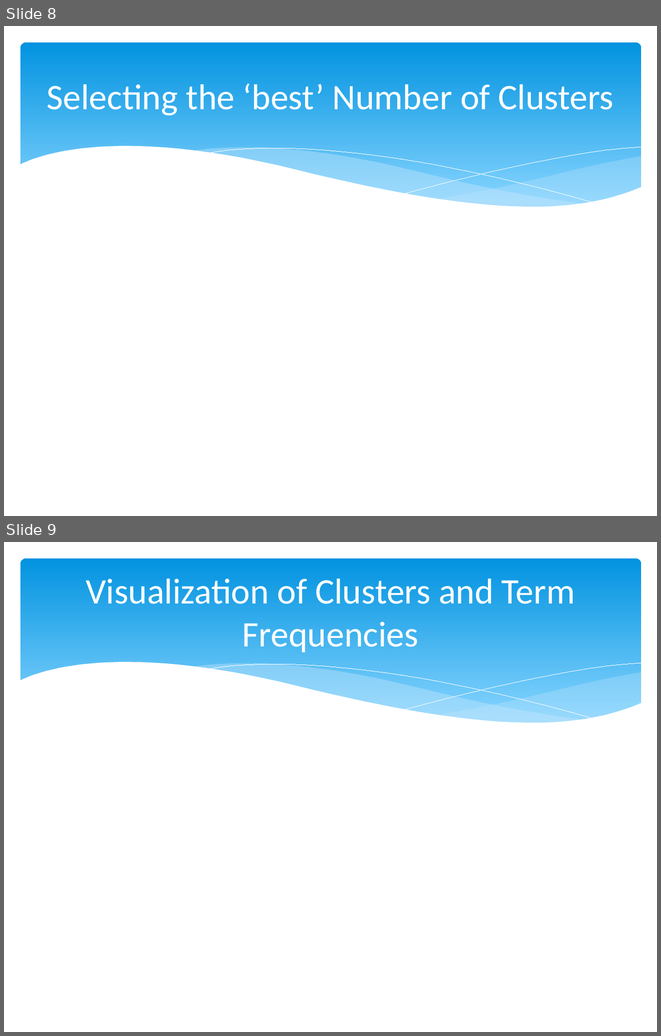
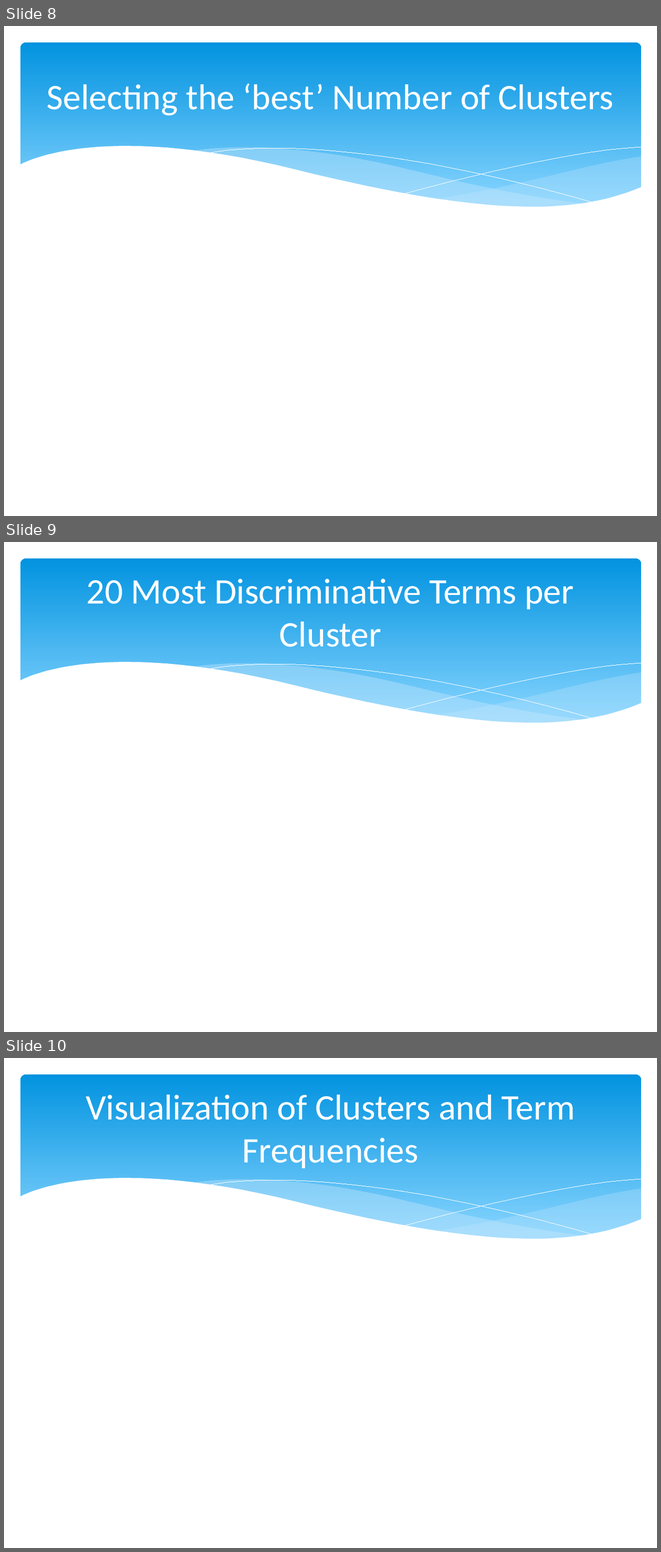
Before and after one commit to Mletter1/Challenge1, a slide deck: Presentation.pptx. Shown one above the other, each under a label of ours: slides 8 and 9 before the commit, slides 8, 9 and 10 after it. The pictures are 661x1036 and 661x1552 pixels, drawn with LibreOffice and Linux fonts; fonts in the diff are those of the drawing. Boxes give left, top, right and bottom in pixels: in the first picture for what was removed or moved away, otherwise in the second. Text is boxed around its words. In the diff, an @@ line names an element or a change of style, - is before the commit and + after.

Commit message:
update

```diff
--- a/Presentation.pptx
+++ b/Presentation.pptx
@@ slide 9 added at (4,542,657,1032), background #FFFFFF; not listed: 6 template elements that a slide beside it also shows @@
@@ title added at (87,579,574,647), 39.6 pt, text #FFFFFF @@
+20 Most Discriminative Terms per Cluster
@@ what was slide 9 is now slide 10 @@
```
